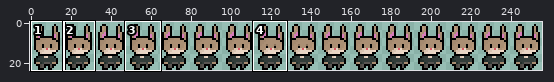
A sprite sheet gets an edit: Sprites/Player/IdleAnimation.png. The picture above shows the old version from afar; the outline marks the close-up.
Close-up. As it was:
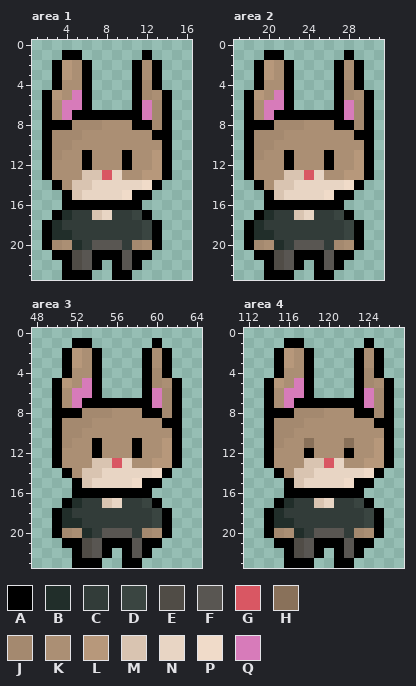
The file is 256x24 pixels. Shown: area 1: x 1..16, y 0..23; area 2: x 17..31, y 0..23; area 3: x 48..64, y 0..23; area 4: x 112..127, y 0..23. The commit also changed other parts of the picture, which this record leaves out.
Palette (. is transparent): A #000000  B #212e2a  C #323c39  D #3a4541  E #504c46  F #595652  G #d95763  H #89715a  J #a4896f  K #ab8f74  L #b7987b  M #d9c4b1  N #e8d5c4  P #f0dbc9  Q #d77bba
Pixels before, area 1, first column x 2:
 1 ..AA......A..
 2 .ALKA....AKA.
 3 .ALKA....AKA.
 4 .AKKA....AJA.
 5 ALKQA....AJKA
 6 AKQQA....AQJA
 7 AKQAAAAAAAQJA
 8 AAAJJJKKKAAJA
 9 AJJJKKKKKKKAA
10 AJJKKKKKKKKKA
11 AJKKAKKKAKKLA
12 AKKKAKKKAKKLA
13 AKKKMMGNKKLLA
14 .AKMMNNNNNPA.
15 ..AMNNNNPAA..
16 ..AAAAAAAA...
17 .ABCCMNCCDA..
18 ABCCCCCCCCDA.
19 ABBCCCCCCCDA.
20 AJKBCFFFCJKA.
21 .AAEFAAAFAA..
22 ..AEFA.AFA...
23 ..AAA..AA....
Pixels before, area 2, first column x 18:
 1 ..AA......A..
 2 .ALKA....AKA.
 3 .ALKA....AKA.
 4 .AKKA....AJA.
 5 ALKQA....AJKA
 6 AKQQA....AQJA
 7 AKQAAAAAAAQJA
 8 AAAJJJKKKAAJA
 9 AJJJKKKKKKKAA
10 AJJKKKKKKKKKA
11 AJKKAKKKAKKLA
12 AKKKAKKKAKKLA
13 AKKKMMGNKKLLA
14 .AKMMNNNNNPA.
15 ..AMNNNNPAA..
16 ..AAAAAAAA...
17 .ABCCMNCCDA..
18 ABCCCCCCCCDA.
19 ABBCCCCCCCDA.
20 AJKBCFFFCJKA.
21 .AAEFAAAFAA..
22 ..AEFA.AFA...
23 ..AAA..AA....
Pixels before, area 3, first column x 50:
 1 ..AA......A..
 2 .ALKA....AKA.
 3 .ALKA....AKA.
 4 .AKKA....AJA.
 5 ALKQA....AJKA
 6 AKQQA....AQJA
 7 AKQAAAAAAAQJA
 8 AAAJJJKKKAAJA
 9 AJJJKKKKKKKAA
10 AJJKKKKKKKKKA
11 AJKKAKKKAKKLA
12 AKKKAKKKAKKLA
13 AKKKMMGNKKLLA
14 .AKMMNNNNNPA.
15 ..AMNNNNPAA..
16 ..AAAAAAAA...
17 .ABCCMNCCDA..
18 ABCCCCCCCCDA.
19 ABBCCCCCCCDA.
20 AJKBCFFFCJKA.
21 .AAEFAAAFAA..
22 ..AEFA.AFA...
23 ..AAA..AA....
Pixels before, area 4, first column x 114:
 1 ..AA......A..
 2 .ALKA....AKA.
 3 .ALKA....AKA.
 4 .AKKA....AJA.
 5 ALKQA....AJKA
 6 AKQQA....AQJA
 7 AKQAAAAAAAQJA
 8 AAAJJJKKKAAJA
 9 AJJJKKKKKKKAA
10 AJJKKKKKKKKKA
11 AJKKHKKKHKKLA
12 AKKKAKKKAKKLA
13 AKKKMMGNKKLLA
14 .AKMMNNNNNPA.
15 ..AMNNNNPAA..
16 ..AAAAAAAA...
17 .ABCCMNCCDA..
18 ABCCCCCCCCDA.
19 ABBCCCCCCCDA.
20 AJKBCFFFCJKA.
21 .AAEFAAAFAA..
22 ..AEFA.AFA...
23 ..AAA..AA....
Once edited:
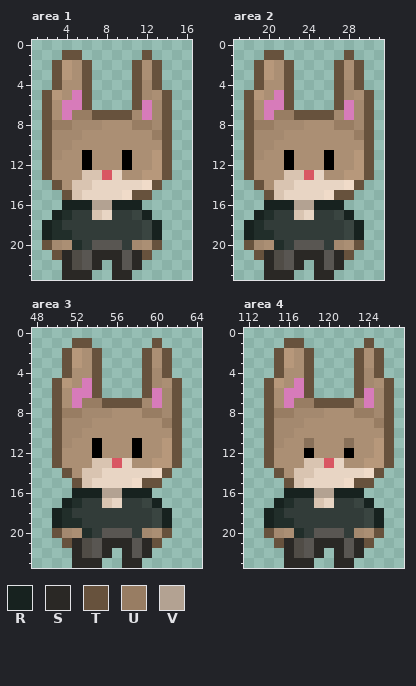
Colours new in this view: R #17221f  S #2a2825  T #67523d  U #987d63  V #b3a292
Change:
Area 1:
Colour A gives way to colour J in row 7 at x 11.
Colour A gives way to colour R in row 16 at x 4 to 6 and 9 to 11; in row 17 at x 3 and 12; in rows 18 to 19 at x 2 and 13.
Colour A gives way to colour S in row 21 at x 4, 7 to 9 and 11; in row 22 at x 4, 7, 9 and 11; in row 23 at x 4 to 6 and 9 to 10.
Colour A gives way to colour T in row 1 at x 4 to 5 and 12; in rows 2 to 4 at x 3, 6, 11 and 13; in rows 5 to 6 at x 2, 6, 11 and 14; in row 7 at x 2, 7 to 10 and 14; in rows 8 to 13 at x 2 and 14; in row 14 at x 3 and 13.
Colour A gives way to colour T in row 15 at x 4 and 11 to 12; in row 20 at x 2 and 13; in row 21 at x 3 and 12.
Colour A gives way to colour U in row 7 at x 5 to 6; in row 8 at x 3 to 4 and 11 to 12; in row 9 at x 13.
Colour A gives way to colour V in row 16 at x 7 to 8.
Area 2:
Colour A gives way to colour J in row 7 at x 27.
Colour A gives way to colour R in row 16 at x 20 to 22 and 25 to 27; in row 17 at x 19 and 28; in rows 18 to 19 at x 18 and 29.
Colour A gives way to colour S in row 21 at x 20, 23 to 25 and 27; in row 22 at x 20, 23, 25 and 27; in row 23 at x 20 to 22 and 25 to 26.
Colour A gives way to colour T in row 1 at x 20 to 21 and 28; in rows 2 to 4 at x 19, 22, 27 and 29; in rows 5 to 6 at x 18, 22, 27 and 30; in row 7 at x 18, 23 to 26 and 30; in rows 8 to 13 at x 18 and 30; in row 14 at x 19 and 29.
Colour A gives way to colour T in row 15 at x 20 and 27 to 28; in row 20 at x 18 and 29; in row 21 at x 19 and 28.
Colour A gives way to colour U in row 7 at x 21 to 22; in row 8 at x 19 to 20 and 27 to 28; in row 9 at x 29.
Colour A gives way to colour V in row 16 at x 23 to 24.
Area 3:
Colour A gives way to colour J in row 7 at x 59.
Colour A gives way to colour R in row 16 at x 52 to 54 and 57 to 59; in row 17 at x 51 and 60; in rows 18 to 19 at x 50 and 61.
Colour A gives way to colour S in row 21 at x 52, 55 to 57 and 59; in row 22 at x 52, 55, 57 and 59; in row 23 at x 52 to 54 and 57 to 58.
Colour A gives way to colour T in row 1 at x 52 to 53 and 60; in rows 2 to 4 at x 51, 54, 59 and 61; in rows 5 to 6 at x 50, 54, 59 and 62; in row 7 at x 50, 55 to 58 and 62; in rows 8 to 13 at x 50 and 62; in row 14 at x 51 and 61.
Colour A gives way to colour T in row 15 at x 52 and 59 to 60; in row 20 at x 50 and 61; in row 21 at x 51 and 60.
Colour A gives way to colour U in row 7 at x 53 to 54; in row 8 at x 51 to 52 and 59 to 60; in row 9 at x 61.
Colour A gives way to colour V in row 16 at x 55 to 56.
Area 4:
Colour A gives way to colour J in row 7 at x 123.
Colour A gives way to colour R in row 16 at x 116 to 118 and 121 to 123; in row 17 at x 115 and 124; in rows 18 to 19 at x 114 and 125.
Colour A gives way to colour S in row 21 at x 116, 119 to 121 and 123; in row 22 at x 116, 119, 121 and 123; in row 23 at x 116 to 118 and 121 to 122.
Colour A gives way to colour T in row 1 at x 116 to 117 and 124; in rows 2 to 4 at x 115, 118, 123 and 125; in rows 5 to 6 at x 114, 118, 123 and 126; in row 7 at x 114, 119 to 122 and 126; in rows 8 to 13 at x 114 and 126; in row 14 at x 115 and 125.
Colour A gives way to colour T in row 15 at x 116 and 123 to 124; in row 20 at x 114 and 125; in row 21 at x 115 and 124.
Colour A gives way to colour U in row 7 at x 117 to 118; in row 8 at x 115 to 116 and 123 to 124; in row 9 at x 125.
Colour A gives way to colour V in row 16 at x 119 to 120.
Where, in picture pixels (left, top, right, bottom), the same in both close-ups:
changed: (42, 50, 172, 280)
changed: (244, 50, 374, 280)
changed: (52, 338, 182, 568)
changed: (264, 338, 394, 568)
